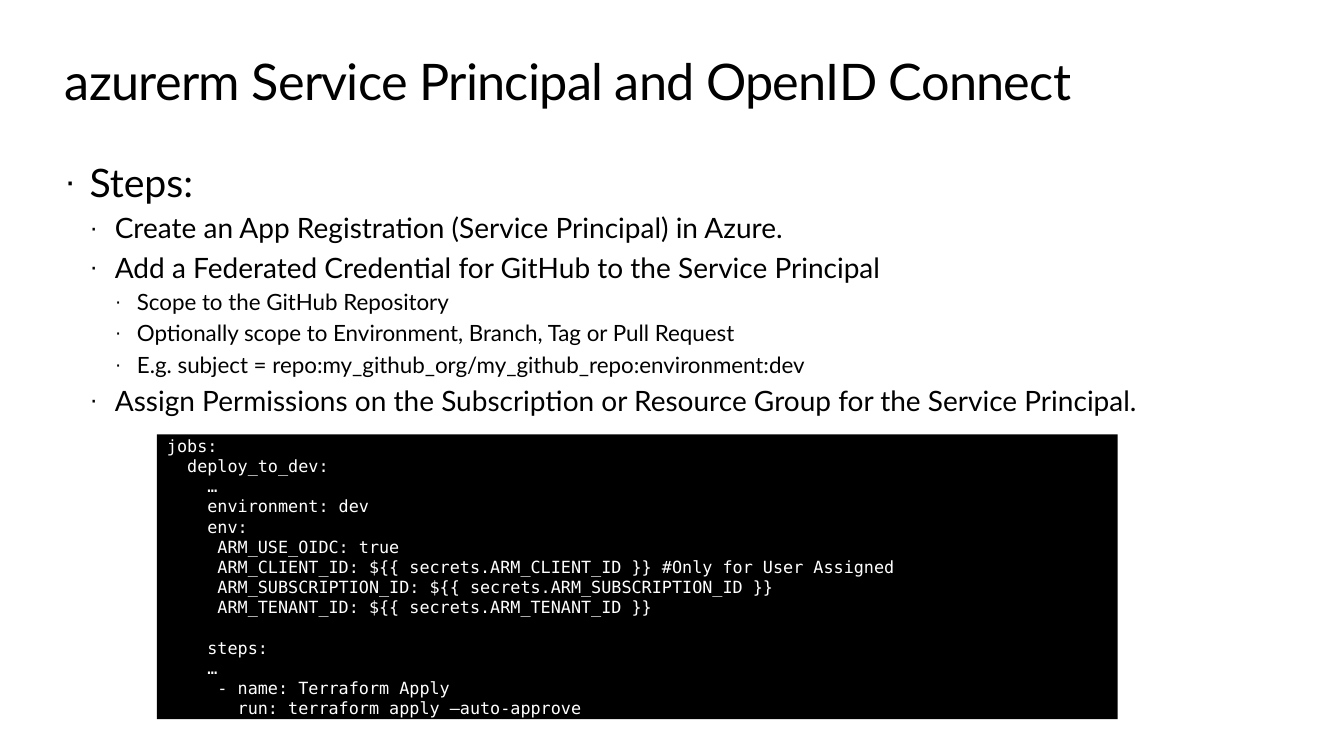
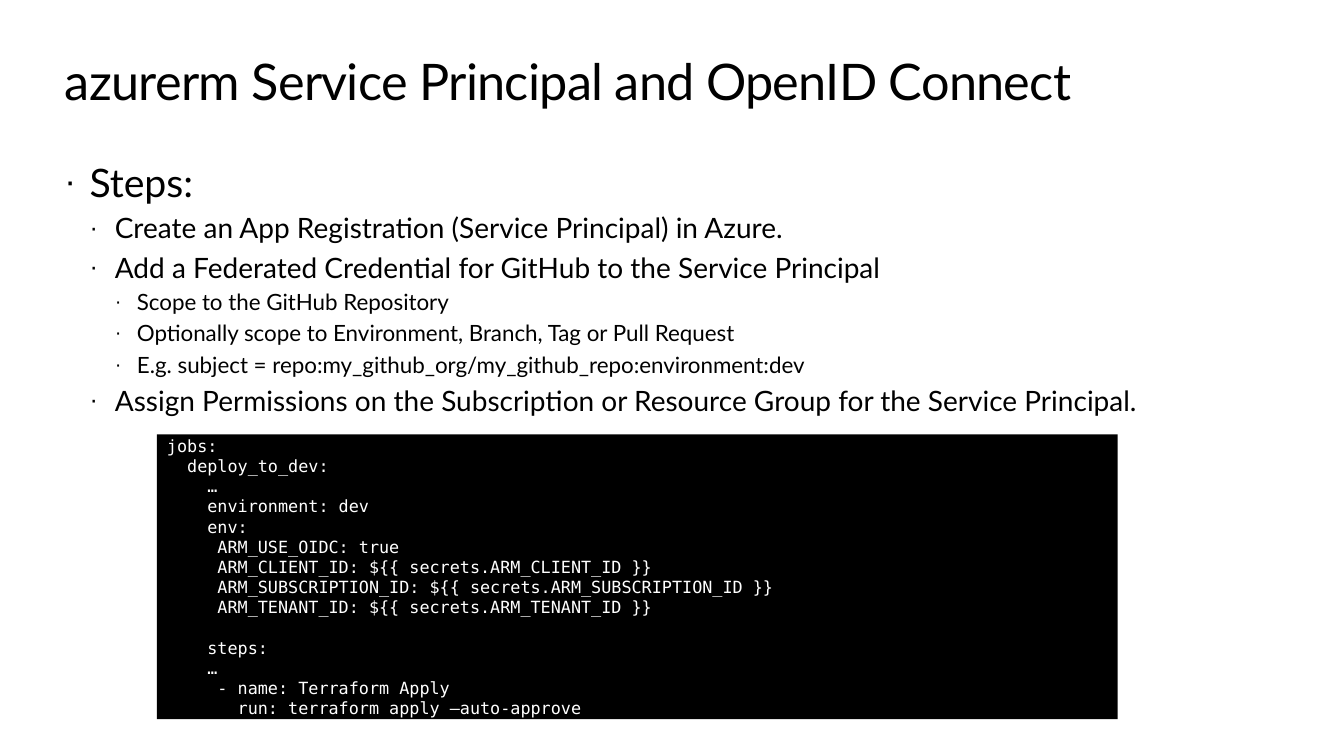
Before and after one commit to TIS-Cloud-Team/TF_Community_workshop, a slide deck: slide 17 of PPTs/06_continuous_delivery.pptx. Drawn at 1344x756 pixels with LibreOffice and Linux fonts; fonts in the diff are those of the drawing; background and template pictures are left out. Boxes give left, top, right and bottom in pixels: in the first picture for what was removed or moved away, otherwise in the second. Text is boxed around its words. In the diff, an @@ line names an element or a change of style, - is before the commit and + after.

```diff
--- a/PPTs/06_continuous_delivery.pptx
+++ b/PPTs/06_continuous_delivery.pptx
@@ text in rectangle at [217,560,621,577]: text changed @@
-ARM_CLIENT_ID: ${{ secrets.ARM_CLIENT_ID }} #Only for User Assigned
+ARM_CLIENT_ID: ${{ secrets.ARM_CLIENT_ID }}
```
Also in this commit, not shown: 1 other slide changed, 30 other files.
